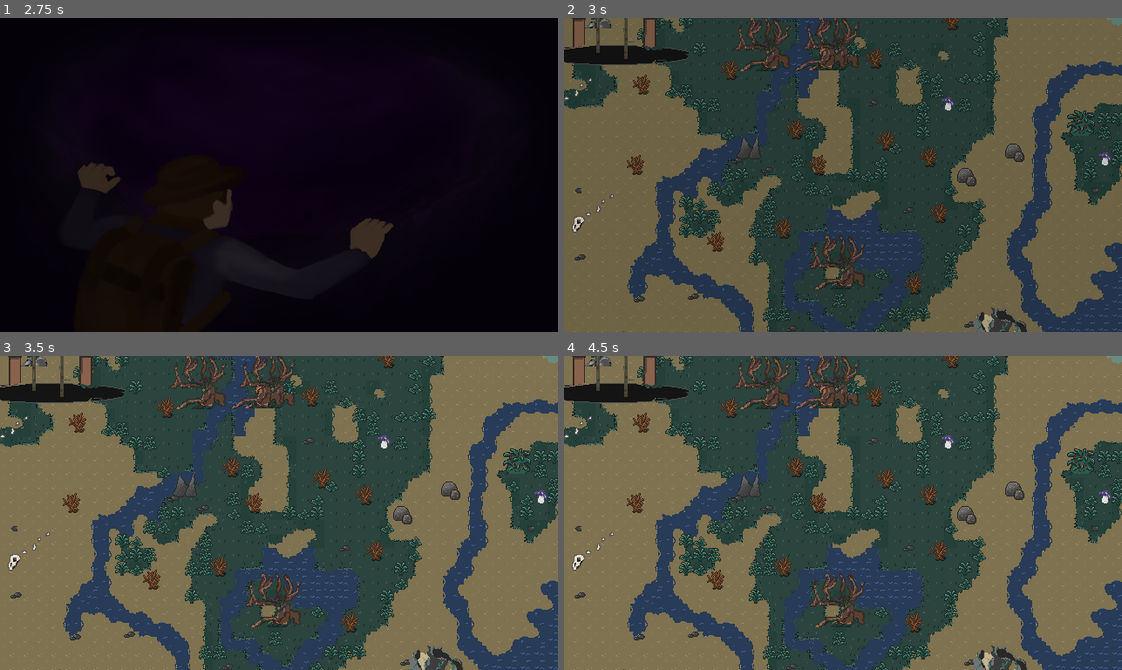
Above: before the commit, frames 1-4 (two rows, left to right).
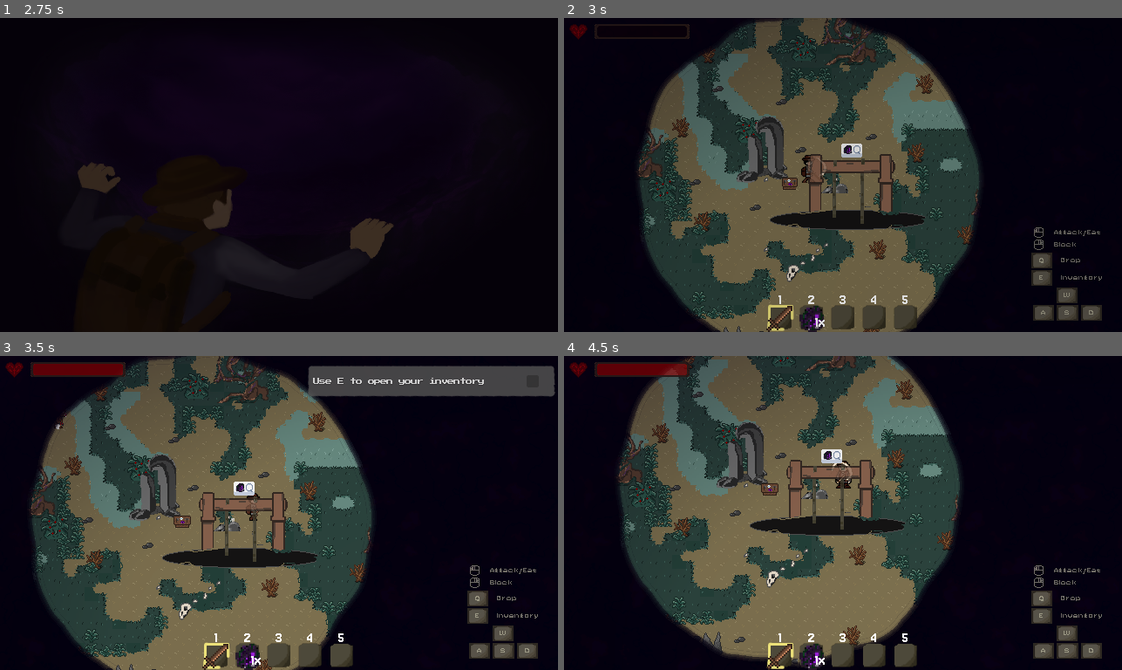
Above: after the commit, the same moments.

Repository: TimoRoggel/EverDark
Game: Godot game, scene res://UI/Main menu/main_menu.tscn
The game is run twice, just before and just after one commit, with the same random seed, the same clock (stepped at 60 frames per second) and the same inputs. The engine's default icon, where the game draws it, is replaced by a stand-in: a white triangle on a blue panel in a dark square. Sound files missing from this copy of the repository are replaced by a short silence.
Inputs (mouse positions are in pixels of both pictures, inside the frame that each line leads up to):
- Up to frame 1 (2.75 s): click "Start a new game" at 0.5 s; click "Start a new game" at 1.25 s; click "OK" at 2 s
- Up to frame 2 (3 s): tap Enter (ui_accept) at 2.75 s; move the mouse to (965, 159) at 2.77 s; press the mouse at (965, 159) at 2.78 s; hold D (right) from 2.78 s (still down)
- Up to frame 3 (3.5 s): keep holding D (right); tap Enter (ui_accept) at 3.02 s; tap R (eat) at 3.05 s
- Up to frame 4 (4.5 s): release D (right) at 3.5 s; release the mouse at (965, 497) at 3.5 s; click (781, 657) at 3.5 s, where only the run after the commit has a clickable "1"; click (843, 657) at 4.25 s, where only the run after the commit has a clickable "3"

Frame 1 is identical in both runs. In frame 2, 83% of the frame differs, in the area x 0-100%, y 0-100%; in frame 3, 87%; in frame 4, 87%.
Error before the commit: Parse Error: Identifier "ITEM_GLOW" not declared in the current scope. (res://scripts/tools/inventory_slot.gd:180)

Commit message:
merge fixes

Diff:
--- a/UI/HUD/hud.tscn
+++ b/UI/HUD/hud.tscn
@@ -1,14 +1,14 @@
-[gd_scene load_steps=14 format=3 uid="uid://beguyjw3ooy0v"]
+[gd_scene load_steps=15 format=3 uid="uid://beguyjw3ooy0v"]
 
 [ext_resource type="Script" uid="uid://b0d0063dp6gts" path="res://UI/HUD/hud.gd" id="1_ing8j"]
 [ext_resource type="Script" uid="uid://cd3a88w0gqwch" path="res://UI/HUD/health_bar.gd" id="2_te8l2"]
 [ext_resource type="Texture2D" uid="uid://cu6f32nh6t6ls" path="res://graphics/160x32_healthbar_01.png" id="3_te8l2"]
 [ext_resource type="Texture2D" uid="uid://dte73mhyjrmiu" path="res://graphics/160x32_virusbar_01.png" id="4_qdh7y"]
+[ext_resource type="Texture2D" uid="uid://cutgeh5r6fune" path="res://graphics/ui_icons/hotbar_slot_normal.png" id="5_7sg86"]
 [ext_resource type="FontFile" uid="uid://cwa26q5pik8ll" path="res://resources/fonts/PressStart2P-Regular.ttf" id="5_radol"]
 [ext_resource type="Script" uid="uid://e1vt54wi3f2r" path="res://UI/HUD/current_objective.gd" id="6_s83ig"]
-[ext_resource type="Texture2D" uid="uid://cutgeh5r6fune" path="res://graphics/ui_icons/hotbar_slot_normal.png" id="7_s83ig"]
+[ext_resource type="PackedScene" uid="uid://cpxy5tg85w03x" path="res://UI/controls_overlay.tscn" id="7_s83ig"]
 [ext_resource type="AudioStream" uid="uid://h0w1am78p3li" path="res://audio/sounds/objective_complete.wav" id="8_db5ks"]
-[ext_resource type="PackedScene" uid="uid://cpxy5tg85w03x" path="res://UI/controls_overlay.tscn" id="7_s83ig"]
 
 [sub_resource type="StyleBoxFlat" id="StyleBoxFlat_qdh7y"]
 bg_color = Color(1, 1, 1, 1)
@@ -122,7 +122,7 @@
 offset_top = 9.0
 offset_right = 932.0
 offset_bottom = 49.0
-texture = ExtResource("7_s83ig")
+texture = ExtResource("5_7sg86")
 patch_margin_left = 8
 patch_margin_top = 8
 patch_margin_right = 8
--- a/UI/Settings/difficulty_settngs.gd
+++ b/UI/Settings/difficulty_settngs.gd
@@ -12,4 +12,4 @@
 	option_button.item_selected.connect(_on_difficulty_selected)
 
 func _on_difficulty_selected(index: int):
-	GameSettings.current_difficulty = index
+	GameSettings.current_difficulty = index as GameSettings.Difficulty
--- a/data/attacks.csv
+++ b/data/attacks.csv
@@ -17,4 +17,4 @@
 "15","core_axe","uid://bghompyrwfrtq","","uid://bhdrvobchrg0n","5","40","0","1","0.5","0.7","0.1","TRUE","0","0.15","0.25","0.1","0.1","1","8","TRUE","12","16","FALSE","","2","2","-1"
 "16","lumin_axe","uid://cmjlkqxsnh4vj","","uid://bhdrvobchrg0n","10","35","0","1","0.5","0.8","0.1","TRUE","0","0.1","0.25","0.1","0.1","1","8","TRUE","12","16","FALSE","","3","2","-1"
 "17","arrow","uid://dytw55shhh52s","","uid://b50aimri34o25","1.5","15","0","240","0.5","1.5","0.1","TRUE","4","0.65","2.5","0.1","0","1","4","FALSE","6","8","FALSE","","0","0","31"
-"18","tall_monster_attack","","","uid://bk1opeup8abl5","3","50","0","1","","1","0","TRUE","0.25","2","0.5","0","0.1","1","4","TRUE","24","26","FALSE","","0","0","-1"
+"18","tall_monster_attack","","","uid://bk1opeup8abl5","3","50","0","1","","1","0","TRUE","0.25","2","0.5","0","0.1","1","4","TRUE","42","44","FALSE","","0","0","-1"
--- a/project.godot
+++ b/project.godot
@@ -11,7 +11,7 @@
 [application]
 
 config/name="Everdark"
-config/version="Playtest 2"
+config/version="2025"
 run/main_scene="uid://c5x7ph6tqdf08"
 config/features=PackedStringArray("4.5", "Forward Plus")
 config/icon="uid://dohxaqpdlgg4q"
@@ -162,7 +162,7 @@
 }
 toggle_notes={
 "deadzone": 0.2,
-"events": [Object(InputEventKey,"resource_local_to_scene":fa …(140 unchanged characters)… d":false,"keycode":0,"physical_keycode":4194306,"key_label":0,"unicode":0,"location":0,"echo":false,"script":null)
+"events": [Object(InputEventKey,"resource_local_to_scene":fa …(140 unchanged characters)… d":false,"keycode":0,"physical_keycode":78,"key_label":0,"unicode":110,"location":0,"echo":false,"script":null)
 ]
 }
 
--- a/scenes/characters/hotbar_container.gd
+++ b/scenes/characters/hotbar_container.gd
@@ -136,7 +136,12 @@
 			var item_icon: Texture2D = inventory_slots[i].inventory_item.item.icon
 			var quantity: int = inventory_slots[i].inventory_item.quantity
 			slot_node.item = inventory_slots[i].inventory_item.item
-			slot_node.get_child(1).text = str(quantity) + "x"
+			if inventory_slots[i].inventory_item.item.stack_size > 1:
+				slot_node.get_child(1).text = str(quantity) + "x"
+			else:
+				slot_node.get_child(1).text = ""
+			if inventory_slots[i].inventory_item.locked:
+				slot_node.get_child(1).text = "🔒 " + slot_node.get_child(1).text
 			slot_node.get_child(0).texture = item_icon
 			scale_texture_rect(slot_node.get_child(0), slot_node.size * 0.8)
 			hotbar_just_emptied = false
--- a/scenes/characters/player.tscn
+++ b/scenes/characters/player.tscn
@@ -435,8 +435,6 @@
 [node name="controls" type="CanvasLayer" parent="."]
 layer = 0
 
-[node name="ControlsOverlay" parent="controls" instance=ExtResource("52_5bn3a")]
-
 [node name="damage_particles" type="GPUParticles2D" parent="."]
 z_index = 1
 z_as_relative = false
--- a/scenes/levels/world.tscn
+++ b/scenes/levels/world.tscn
@@ -2673,10 +2673,9 @@
 position = Vector2(200, -408)
 script = ExtResource("9_btahq")
 entity = ExtResource("12_8cjxf")
-capacity = 10
-amount = 10
+capacity = 1
+initial_spawn_rate = 35.0
 min_spawn_rate = 25.0
-initial_spawn_rate = 35.0
 randomness = 0.2
 min_radius = 80.0
 max_radius = 160.0
@@ -2686,10 +2685,9 @@
 position = Vector2(-474, 245)
 script = ExtResource("9_btahq")
 entity = ExtResource("12_8cjxf")
-capacity = 10
-amount = 10
+capacity = 1
+initial_spawn_rate = 35.0
 min_spawn_rate = 25.0
-initial_spawn_rate = 35.0
 randomness = 0.2
 min_radius = 80.0
 max_radius = 160.0
--- a/scripts/characters/enemy/enemy_controller.gd
+++ b/scripts/characters/enemy/enemy_controller.gd
@@ -3,6 +3,7 @@
 @export var charge_time: float = 0.25
 @export var min_distance_to_target: float = 8.0
 @export var attack_distance: float = 48.0
+@export var max_wander_distance: float = 48.0
 @export var predictive_attacking: bool = false
 
 var target: TargetComponent = null
@@ -12,6 +13,8 @@
 var animation: AnimationComponent = null
 
 var charging: bool = false
+var returning_home: bool = false
+var spawn_origin: Vector2 = Vector2.ZERO
 
 func _init() -> void:
 	flags = CharacterFlags.Enemy
--- a/scripts/components/inventory_component.gd
+++ b/scripts/components/inventory_component.gd
@@ -9,11 +9,7 @@
 func _enter() -> void:
 	for slot: InventorySlot in container.get_slots():
 		slot.item_dropped.connect(_on_item_dropped)
-	controller.get_component(InputComponent).inventory_toggled.connect(func() -> void:
-		container.visible = !container.visible
-		if controller.hotbar:
-			controller.hotbar.visible = !container.visible
-	)
+	controller.get_component(InputComponent).inventory_toggled.connect(toggle_inventory)
 	SaveSystem.track("inventory", get_inventory, set_inventory, [])
 	container.updated.connect(updated.emit)
 	SaveSystem.track("inventory", get_inventory, set_inventory.call_deferred, [[7, 1], [1, 1]])
@@ -134,6 +130,9 @@
 			s[i] = null
 		else:
 			var item: Array = new_inventory[i]
+			if item.is_empty():
+				s[i] = null
+				continue
 			var locked_val: bool = false
 			if item.size() >= 3:
 				locked_val = bool(item[2])
--- a/scripts/tools/dropped_item_2d.gd
+++ b/scripts/tools/dropped_item_2d.gd
@@ -24,11 +24,11 @@
 var base_y: float
 var time: float = 0.0
 
-static func drop(item_id: int, count: int, pos: Vector2, play_sound: bool = true, dropped_by_player: bool = false) -> void:
+static func drop(item_id: int, count: int, pos: Vector2, play_sound: bool = true, _dropped_by_player: bool = false) -> void:
 	var dropped_item: DroppedItem2D = DroppedItem2D.new()
 	dropped_item.item = DataManager.get_resource_by_id("items", item_id)
 	dropped_item.amount = count
-	dropped_item.dropped_by_player = dropped_by_player
+	dropped_item.dropped_by_player = _dropped_by_player
 
 	Engine.get_main_loop().current_scene.add_child(dropped_item)
 	dropped_item.global_position = pos
@@ -40,7 +40,7 @@
 		await dropped_sound.finished
 		dropped_sound.queue_free()
 
-	WorldStateSaver.dropped_items[dropped_item.name] = [item_id, count, pos, dropped_by_player]
+	WorldStateSaver.dropped_items[dropped_item.name] = [item_id, count, pos, _dropped_by_player]
 
 func _notification(what: int) -> void:
 	if what == NOTIFICATION_PREDELETE:
--- a/scripts/tools/entity_spawner.gd
+++ b/scripts/tools/entity_spawner.gd
@@ -8,6 +8,7 @@
 @export_range(0, 80) var amount: int = 1
 ## Beyond this distance from (0,0) the entity spawn rate is at its lowest.
 @export var max_spawn_distance: float = 6400.0
+@export var initial_spawn_rate: float = 10.0
 ## At (0,0) this is the spawn rate (spawns 1 entity per [member min_spawn_rate] seconds), at [member max_spawn_distance] this value is 0.1%.
 @export_range(0.0, 800.0, 0.01) var min_spawn_rate: float = 1.0
 ## How long until the first entity spawns when the game starts.
@@ -35,9 +36,9 @@
 var previous_difficulty := -1
 
 func _ready() -> void:
-	set_entity_properties()
 	if Engine.is_editor_hint():
 		return
+	set_entity_properties()
 	spawn_timer = Timer.new()
 	spawn_timer.one_shot = true
 	add_child(spawn_timer)
@@ -72,7 +73,9 @@
 					await get_tree().create_timer(1.0).timeout
 					enemies_just_reset = false
 
-func _process(delta: float) -> void:
+func _process(_delta: float) -> void:
+	if Engine.is_editor_hint():
+		return
 	if previous_difficulty != GameSettings.current_difficulty:
 		reset_entities()
 		previous_difficulty = GameSettings.current_difficulty
@@ -181,6 +184,6 @@
 
 func reset_entities():
 	if !spawned_entities.is_empty():
-		for entity in spawned_entities:
-			entity.health.current_health = entity_health
-			entity.movement.sprint_speed = entity_speed
+		for e: Node2D in spawned_entities:
+			e.health.current_health = entity_health
+			e.movement.sprint_speed = entity_speed
--- a/scripts/tools/inventory_slot.gd
+++ b/scripts/tools/inventory_slot.gd
@@ -1,5 +1,7 @@
 @tool
 class_name InventorySlot extends PanelContainer
+
+const ITEM_GLOW = preload("uid://cxwuww81e8unb")
 
 @export var inventory_item: InventoryItem = null:
 	set(value):
@@ -36,23 +38,23 @@
 		dragging_item = null
 
 func _init() -> void:
-	var vbox: VBoxContainer = VBoxContainer.new()
-	vbox.size_flags_horizontal = Control.SIZE_EXPAND_FILL
-	vbox.size_flags_vertical = Control.SIZE_EXPAND_FILL
-	vbox.mouse_filter = Control.MOUSE_FILTER_IGNORE
-	add_child(vbox)
 	icon = TextureRect.new()
 	icon.size_flags_horizontal = Control.SIZE_EXPAND_FILL
 	icon.size_flags_vertical = Control.SIZE_EXPAND_FILL
 	icon.expand_mode = TextureRect.EXPAND_FIT_WIDTH_PROPORTIONAL
 	icon.stretch_mode = TextureRect.STRETCH_KEEP_ASPECT_CENTERED
 	icon.mouse_filter = Control.MOUSE_FILTER_IGNORE
-	vbox.add_child(icon)
+	add_child(icon)
 	label = Label.new()
 	label.text = ""
 	label.horizontal_alignment = HORIZONTAL_ALIGNMENT_CENTER
+	label.vertical_alignment = VERTICAL_ALIGNMENT_BOTTOM
+	label.size_flags_vertical = Control.SIZE_SHRINK_END
 	label.mouse_filter = Control.MOUSE_FILTER_IGNORE
-	vbox.add_child(label)
+	label.label_settings = LabelSettings.new()
+	label.label_settings.outline_color = Color.BLACK
+	label.label_settings.outline_size = 8
+	add_child(label)
 	mouse_entered.connect(func() -> void: hovered = true)
 	mouse_exited.connect(func() -> void: hovered = false)
 
@@ -179,7 +181,7 @@
 		if inventory_item.item.glows:
 			icon.material = ITEM_GLOW
 		if inventory_item.locked:
-			label.text = str("🔒 ", inventory_item.quantity, "x")
+			label.text = "🔒 " + label.text
 		tooltip_text = inventory_item.item.display_name
 	else:
 		icon.texture = null
Not shown, changed: export_presets.cfg
Not shown: 1 places in scenes/characters/player.tscn that only renumber resources
Not shown: 1 places in scenes/characters/sfm_enemy.tscn that only renumber resources
Not shown: 1 places in scenes/levels/world.tscn that only renumber resources
